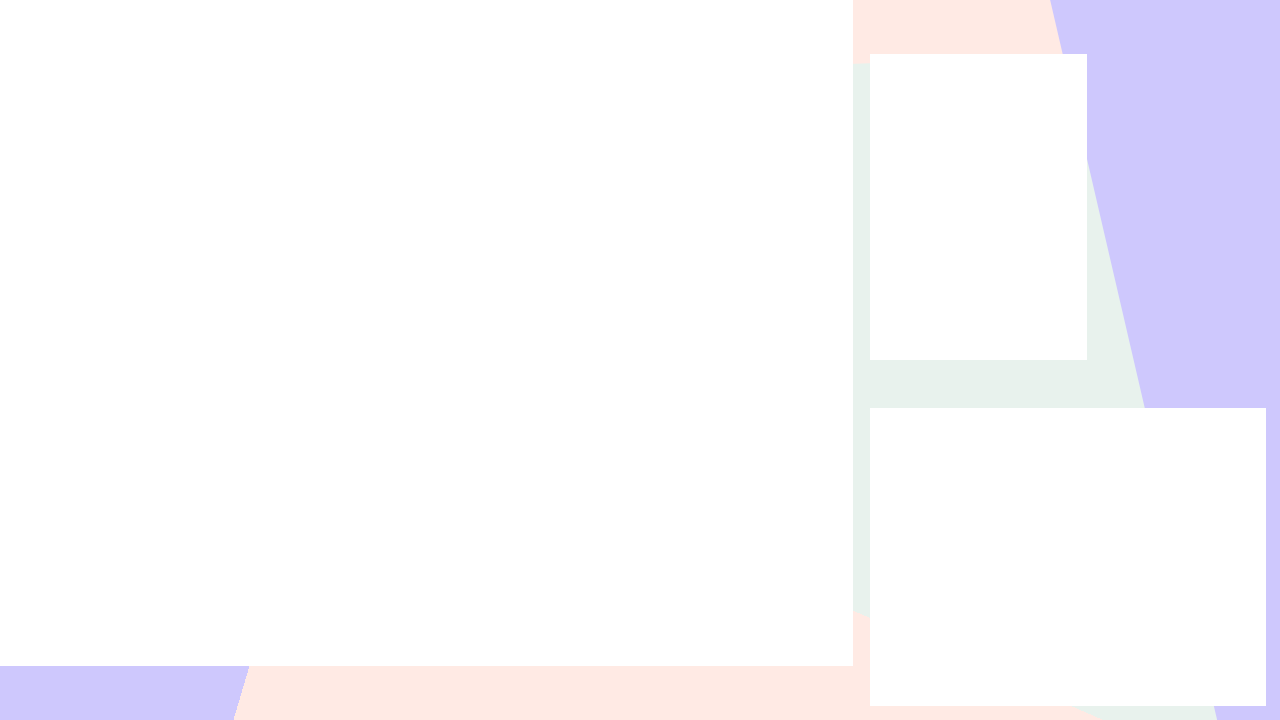
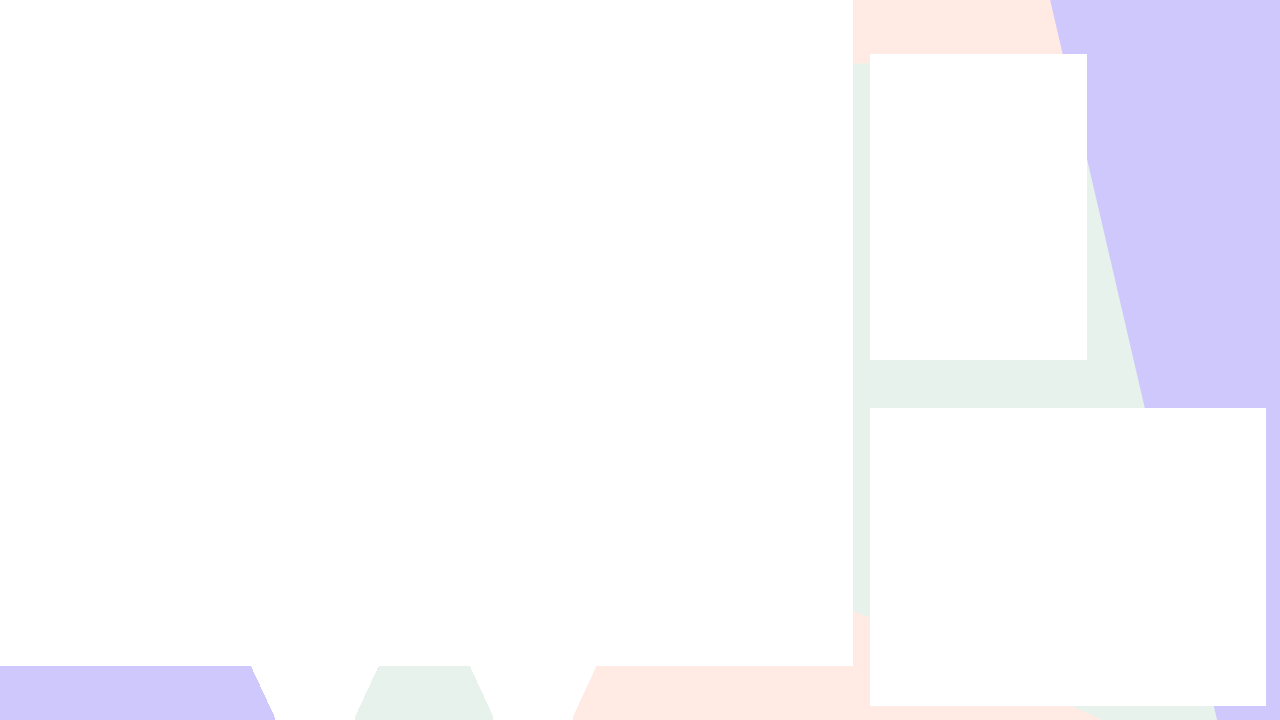
Comparing the layer stacks of the two (1280, 720) images. Changes:
painted on "Tan" over [234, 666, 597, 720]
